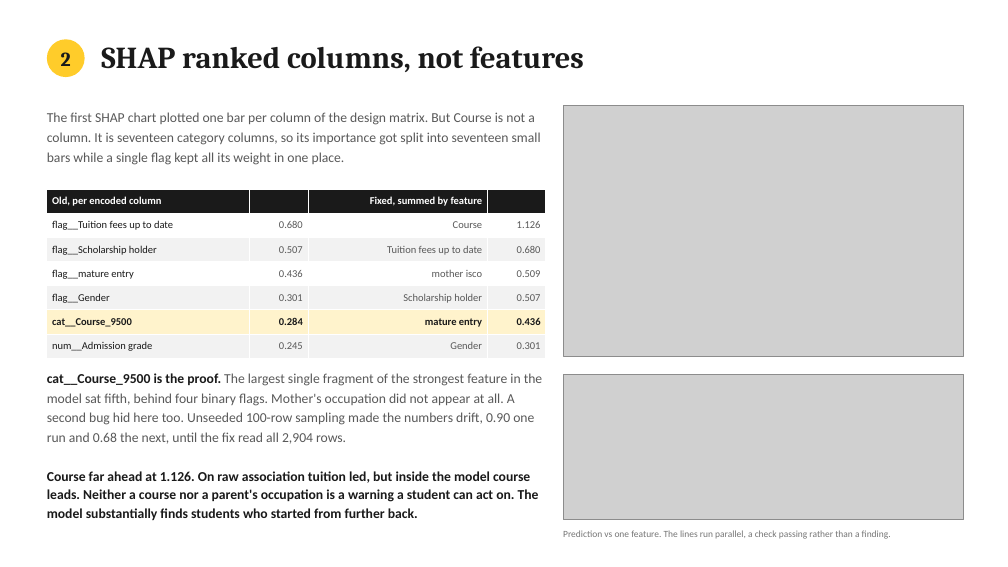
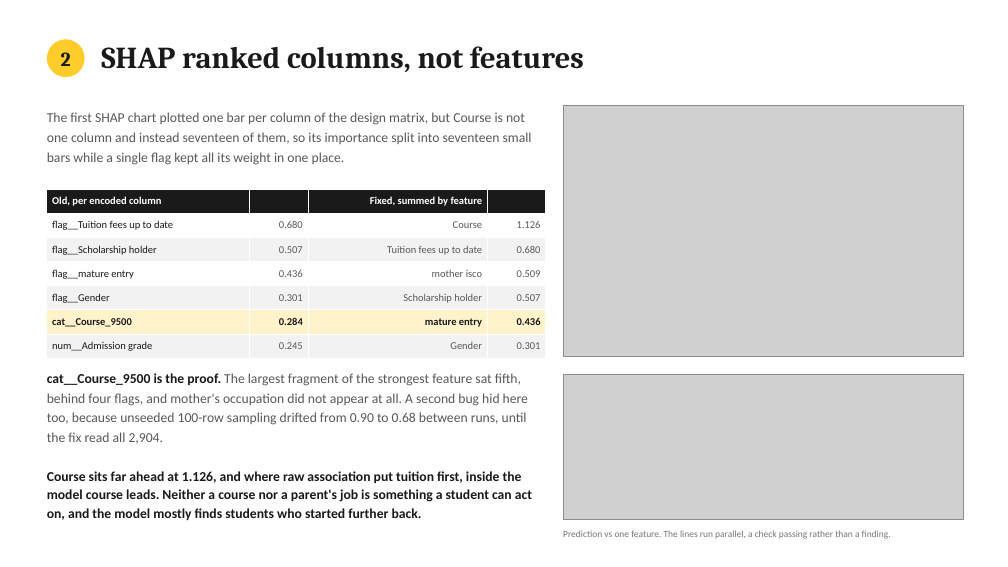
Before and after one commit to jeryldev/pgdaiml-capstone, a slide deck: slide 9 of presentations/technical.pptx. Drawn at 1008x567 pixels with LibreOffice and Linux fonts; fonts in the diff are those of the drawing; grey boxes stand for pictures. Boxes give left, top, right and bottom in pixels: in the first picture for what was removed or moved away, otherwise in the second. Text is boxed around its words. In the diff, an @@ line names an element or a change of style, - is before the commit and + after.

```diff
--- a/presentations/technical.pptx
+++ b/presentations/technical.pptx
@@ text at (x1=47, y1=112, x2=532, y2=165): text changed @@
-The first SHAP chart plotted one bar per column of the design matrix. But Course is not a column. It is seventeen category columns, so its importance got split into seventeen small bars while a single flag kept all its weight in one place.
+The first SHAP chart plotted one bar per column of the design matrix, but Course is not one column and instead seventeen of them, so its importance split into seventeen small bars while a single flag kept all its weight in one place.
@@ text at (x1=47, y1=373, x2=528, y2=444): text changed @@
-cat__Course_9500 is the proof. The largest single fragment of the strongest feature in the model sat fifth, behind four binary flags. Mother's occupation did not appear at all. A second bug hid here too. Unseeded 100-row sampling made the numbers drift, 0.90 one run and 0.68 the next, until the fix read all 2,904 rows.
+cat__Course_9500 is the proof. The largest fragment of the strongest feature sat fifth, behind four flags, and mother's occupation did not appear at all. A second bug hid here too, because unseeded 100-row sampling drifted from 0.90 to 0.68 between runs, until the fix read all 2,904.
@@ text at (x1=47, y1=471, x2=532, y2=520): text changed @@
-Course far ahead at 1.126. On raw association tuition led, but inside the model course leads. Neither a course nor a parent's occupation is a warning a student can act on. The model substantially finds students who started from further back.
+Course sits far ahead at 1.126, and where raw association put tuition first, inside the model course leads. Neither a course nor a parent's job is something a student can act on, and the model mostly finds students who started further back.
```
Also in this commit, not shown: 10 other slides changed, 9 other files.
